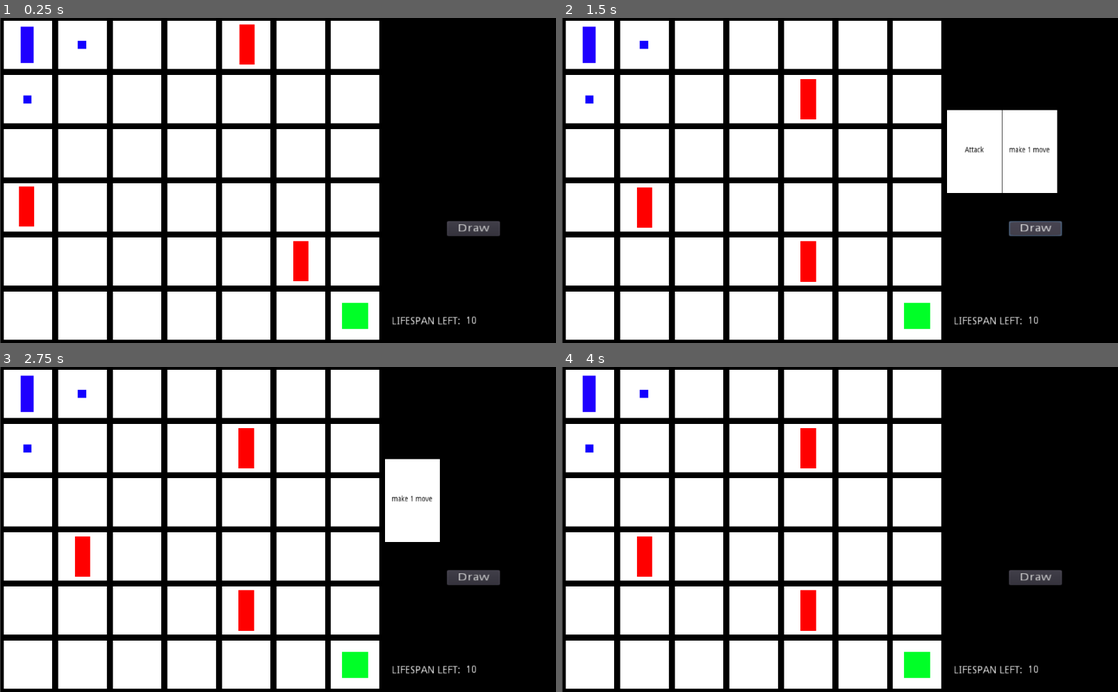
Above: before the commit, frames 1-4 (two rows, left to right).
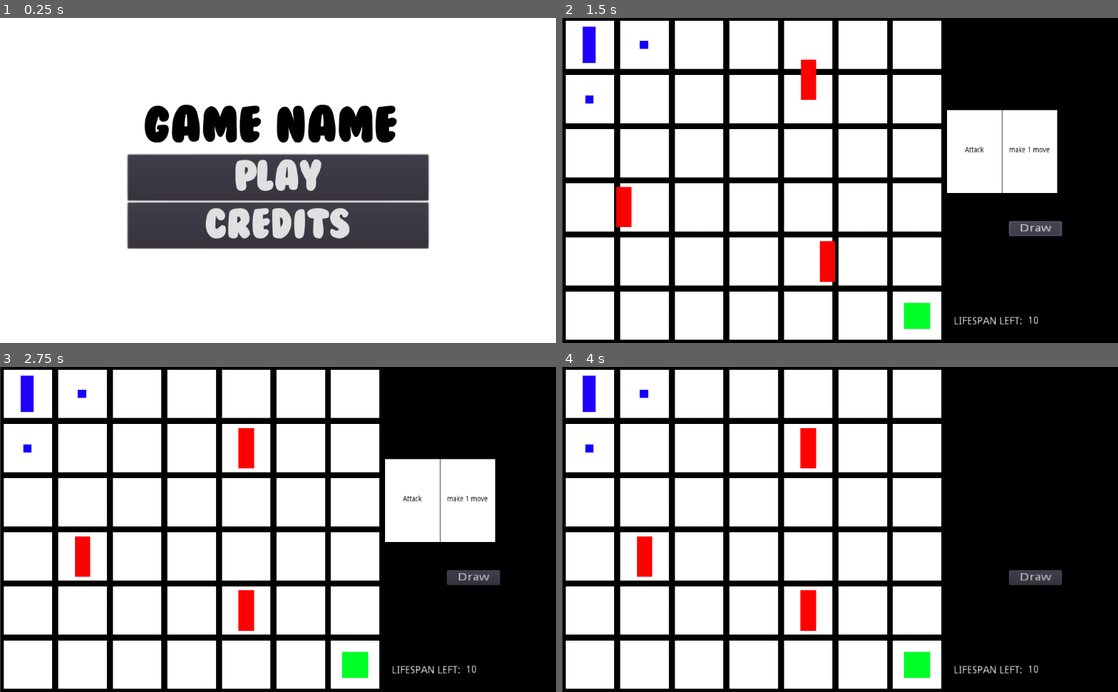
Above: after the commit, the same moments.

Repository: spacenoomad/snowball_game
Game: Godot game, scene res://Scenes/MainMenu.tscn
The game is run twice, just before and just after one commit, with the same random seed, the same clock (stepped at 60 frames per second) and the same inputs. Before the commit the project starts from res://Scenes/Game.tscn.
Inputs (mouse positions are in pixels of both pictures, inside the frame that each line leads up to):
- Up to frame 1 (0.25 s): no input
- Up to frame 2 (1.5 s): click "Draw" (after the commit: "Play") at 0.5 s; click "Draw" at 1.25 s
- Up to frame 3 (2.75 s): click "Attack" at 2 s
- Up to frame 4 (4 s): click "make 1 move" at 2.75 s; click (973, 500) at 3.5 s, where only the run after the commit has a clickable "Attack"

The runs differ from the first frame. In frame 1, 60% of the frame differs, in the area x 0-100%, y 0-100%; in frame 2, 1.8%; in frame 3, 2.6%; in frame 4, nothing differs.

Commit message:
added the UI

Diff:
--- /dev/null
+++ b/Scenes/LoseScreen.tscn
@@ -0,0 +1,65 @@
+[gd_scene load_steps=5 format=2]
+
+[ext_resource path="res://Font/bubblegum/Bubblegum.ttf" type="DynamicFontData" id=1]
+[ext_resource path="res://Scripts/start_game.gd" type="Script" id=2]
+
+[sub_resource type="DynamicFont" id=1]
+size = 95
+font_data = ExtResource( 1 )
+
+[sub_resource type="DynamicFont" id=2]
+size = 90
+font_data = ExtResource( 1 )
+
+[node name="Control" type="Control"]
+anchor_right = 1.0
+anchor_bottom = 1.0
+script = ExtResource( 2 )
+__meta__ = {
+"_edit_use_anchors_": false
+}
+
+[node name="ColorRect" type="ColorRect" parent="."]
+anchor_right = 1.0
+anchor_bottom = 1.0
+
+[node name="VBoxContainer" type="VBoxContainer" parent="."]
+anchor_left = 0.5
+anchor_top = 0.5
+anchor_right = 0.5
+anchor_bottom = 0.5
+margin_left = -512.0
+margin_top = -300.0
+margin_right = 512.0
+margin_bottom = 300.0
+alignment = 1
+__meta__ = {
+"_edit_use_anchors_": false
+}
+
+[node name="Label" type="Label" parent="VBoxContainer"]
+modulate = Color( 0, 0, 0, 1 )
+margin_top = 195.0
+margin_right = 1024.0
+margin_bottom = 297.0
+custom_fonts/font = SubResource( 1 )
+text = "Oh no! you've lost :c"
+align = 1
+__meta__ = {
+"_edit_use_anchors_": false
+}
+
+[node name="HBoxContainer" type="HBoxContainer" parent="VBoxContainer"]
+margin_top = 301.0
+margin_right = 1024.0
+margin_bottom = 404.0
+alignment = 1
+
+[node name="Button" type="Button" parent="VBoxContainer/HBoxContainer"]
+margin_left = 257.0
+margin_right = 766.0
+margin_bottom = 103.0
+custom_fonts/font = SubResource( 2 )
+text = "try again?"
+
+[connection signal="button_down" from="VBoxContainer/HBoxContainer/Button" to="." method="_on_Button_button_down"]
--- /dev/null
+++ b/Scenes/MainMenu.tscn
@@ -0,0 +1,161 @@
+[gd_scene load_steps=8 format=2]
+
+[ext_resource path="res://Font/bubblegum/Bubblegum.ttf" type="DynamicFontData" id=1]
+[ext_resource path="res://x.png" type="Texture" id=2]
+[ext_resource path="res://Scripts/start_game.gd" type="Script" id=3]
+[ext_resource path="res://Scripts/popup_script.gd" type="Script" id=4]
+
+[sub_resource type="DynamicFont" id=2]
+size = 88
+font_data = ExtResource( 1 )
+
+[sub_resource type="DynamicFont" id=1]
+size = 72
+font_data = ExtResource( 1 )
+
+[sub_resource type="DynamicFont" id=3]
+size = 55
+font_data = ExtResource( 1 )
+
+[node name="Control" type="Control"]
+anchor_right = 1.0
+anchor_bottom = 1.0
+rect_scale = Vector2( 0.997535, 1.00539 )
+script = ExtResource( 3 )
+__meta__ = {
+"_edit_use_anchors_": false
+}
+
+[node name="ColorRect" type="ColorRect" parent="."]
+margin_right = 40.0
+margin_bottom = 40.0
+rect_scale = Vector2( 26.1149, 15.2015 )
+
+[node name="VBoxContainer" type="VBoxContainer" parent="."]
+anchor_left = 0.5
+anchor_top = 0.5
+anchor_right = 0.5
+anchor_bottom = 0.5
+margin_left = -276.419
+margin_top = -225.402
+margin_right = 278.581
+margin_bottom = 199.598
+alignment = 1
+__meta__ = {
+"_edit_use_anchors_": false
+}
+
+[node name="Label" type="Label" parent="VBoxContainer"]
+modulate = Color( 0, 0, 0, 1 )
+margin_top = 77.0
+margin_right = 555.0
+margin_bottom = 172.0
+custom_fonts/font = SubResource( 2 )
+text = "[Game Name]"
+
+[node name="Button" type="Button" parent="VBoxContainer"]
+margin_top = 176.0
+margin_right = 555.0
+margin_bottom = 260.0
+custom_fonts/font = SubResource( 1 )
+text = "Play"
+
+[node name="Button2" type="Button" parent="VBoxContainer"]
+margin_top = 264.0
+margin_right = 555.0
+margin_bottom = 348.0
+custom_fonts/font = SubResource( 1 )
+text = "credits"
+
+[node name="Popup" type="Popup" parent="."]
+visible = true
+anchor_right = 1.0
+anchor_bottom = 1.0
+margin_left = -5.01236
+margin_top = 15.9142
+margin_right = -5.01233
+margin_bottom = 15.9142
+rect_scale = Vector2( 1.00428, 0.977764 )
+script = ExtResource( 4 )
+
+[node name="ColorRect" type="ColorRect" parent="Popup"]
+margin_left = 8.0
+margin_top = 8.0
+margin_right = 1016.0
+margin_bottom = 564.0
+rect_scale = Vector2( 1.00667, 0.980003 )
+__meta__ = {
+"_edit_use_anchors_": false
+}
+
+[node name="VBoxContainer" type="VBoxContainer" parent="Popup"]
+anchor_right = 1.0
+anchor_bottom = 1.0
+margin_left = 8.0
+margin_top = 8.0
+margin_right = -8.0
+margin_bottom = -36.0
+__meta__ = {
+"_edit_use_anchors_": false
+}
+
+[node name="Label" type="Label" parent="Popup/VBoxContainer"]
+modulate = Color( 0, 0, 0, 1 )
+margin_right = 1008.0
+margin_bottom = 245.0
+custom_fonts/font = SubResource( 3 )
+text = "this game was made by Wannabe
+Manisha and
+Tam
+(better known as spacenomad)"
+align = 1
+
+[node name="HBoxContainer" type="HBoxContainer" parent="Popup/VBoxContainer"]
+margin_top = 249.0
+margin_right = 1008.0
+margin_bottom = 421.0
+alignment = 1
+
+[node name="VBoxContainer" type="VBoxContainer" parent="Popup/VBoxContainer/HBoxContainer"]
+margin_left = 161.0
+margin_right = 847.0
+margin_bottom = 172.0
+
+[node name="Button3" type="Button" parent="Popup/VBoxContainer/HBoxContainer/VBoxContainer"]
+margin_right = 686.0
+margin_bottom = 84.0
+custom_fonts/font = SubResource( 1 )
+text = "manisha's twitter"
+__meta__ = {
+"_edit_use_anchors_": false
+}
+
+[node name="Button4" type="Button" parent="Popup/VBoxContainer/HBoxContainer/VBoxContainer"]
+margin_top = 88.0
+margin_right = 686.0
+margin_bottom = 172.0
+custom_fonts/font = SubResource( 1 )
+text = "tam's twitter"
+__meta__ = {
+"_edit_use_anchors_": false
+}
+
+[node name="HBoxContainer2" type="HBoxContainer" parent="Popup/VBoxContainer"]
+margin_top = 425.0
+margin_right = 1008.0
+margin_bottom = 525.0
+alignment = 1
+
+[node name="TextureButton" type="TextureButton" parent="Popup/VBoxContainer/HBoxContainer2"]
+margin_left = 454.0
+margin_right = 554.0
+margin_bottom = 100.0
+texture_normal = ExtResource( 2 )
+texture_pressed = ExtResource( 2 )
+texture_hover = ExtResource( 2 )
+texture_disabled = ExtResource( 2 )
+texture_focused = ExtResource( 2 )
+
+[connection signal="button_down" from="VBoxContainer/Button" to="." method="_on_Button_button_down"]
+[connection signal="pressed" from="VBoxContainer/Button2" to="Popup" method="_on_Button2_pressed"]
+[connection signal="pressed" from="Popup/VBoxContainer/HBoxContainer2/TextureButton" to="Popup" method="_on_TextureButton_pressed"]
--- /dev/null
+++ b/Scenes/WinScreen.tscn
@@ -0,0 +1,56 @@
+[gd_scene load_steps=5 format=2]
+
+[ext_resource path="res://Font/bubblegum/Bubblegum.ttf" type="DynamicFontData" id=1]
+[ext_resource path="res://Scripts/start_game.gd" type="Script" id=2]
+
+[sub_resource type="DynamicFont" id=1]
+size = 95
+font_data = ExtResource( 1 )
+
+[sub_resource type="DynamicFont" id=2]
+size = 90
+font_data = ExtResource( 1 )
+
+[node name="Control" type="Control"]
+anchor_right = 1.0
+anchor_bottom = 1.0
+script = ExtResource( 2 )
+__meta__ = {
+"_edit_use_anchors_": false
+}
+
+[node name="ColorRect" type="ColorRect" parent="."]
+anchor_right = 1.0
+anchor_bottom = 1.0
+
+[node name="VBoxContainer" type="VBoxContainer" parent="."]
+anchor_right = 1.0
+anchor_bottom = 1.0
+alignment = 1
+__meta__ = {
+"_edit_use_anchors_": false
+}
+
+[node name="Label" type="Label" parent="VBoxContainer"]
+modulate = Color( 0, 0, 0, 1 )
+margin_top = 195.0
+margin_right = 1024.0
+margin_bottom = 297.0
+custom_fonts/font = SubResource( 1 )
+text = "Yay! You won!"
+align = 1
+
+[node name="HBoxContainer" type="HBoxContainer" parent="VBoxContainer"]
+margin_top = 301.0
+margin_right = 1024.0
+margin_bottom = 404.0
+alignment = 1
+
+[node name="Button" type="Button" parent="VBoxContainer/HBoxContainer"]
+margin_left = 246.0
+margin_right = 777.0
+margin_bottom = 103.0
+custom_fonts/font = SubResource( 2 )
+text = "PLAY AGAIN!"
+
+[connection signal="button_down" from="VBoxContainer/HBoxContainer/Button" to="." method="_on_Button_button_down"]
--- a/Scripts/enemy_script.gd
+++ b/Scripts/enemy_script.gd
@@ -81,4 +81,4 @@
 		go_up = null
 
 func _on_Area2D_body_entered(body):
-	print('change to lose screen')
+	get_tree().change_scene("res://Scenes/LoseScreen.tscn")
--- a/Scripts/game_controller.gd
+++ b/Scripts/game_controller.gd
@@ -50,4 +50,4 @@
 
 
 func _on_Win_body_entered(body):
-	print('change to win screen')
+	get_tree().change_scene("res://Scenes/WinScreen.tscn")
--- /dev/null
+++ b/Scripts/popup_script.gd
@@ -0,0 +1,15 @@
+extends Popup
+
+
+func _ready():
+	pass
+
+
+func _on_Button2_pressed():
+	popup()
+
+
+
+
+func _on_TextureButton_pressed():
+	visible = false
--- /dev/null
+++ b/Scripts/start_game.gd
@@ -0,0 +1,6 @@
+extends Control
+
+
+
+func _on_Button_button_down():
+	get_tree().change_scene("res://Scenes/Game.tscn")
--- a/project.godot
+++ b/project.godot
@@ -11,7 +11,7 @@
 [application]
 
 config/name="Snowball_Game"
-run/main_scene="res://Scenes/Game.tscn"
+run/main_scene="res://Scenes/MainMenu.tscn"
 config/icon="res://icon.png"
 
 [display]
Binary file added: Font/bubblegum/Bubblegum.ttf
Binary file added: x.png
Not shown, added: x.png.import
